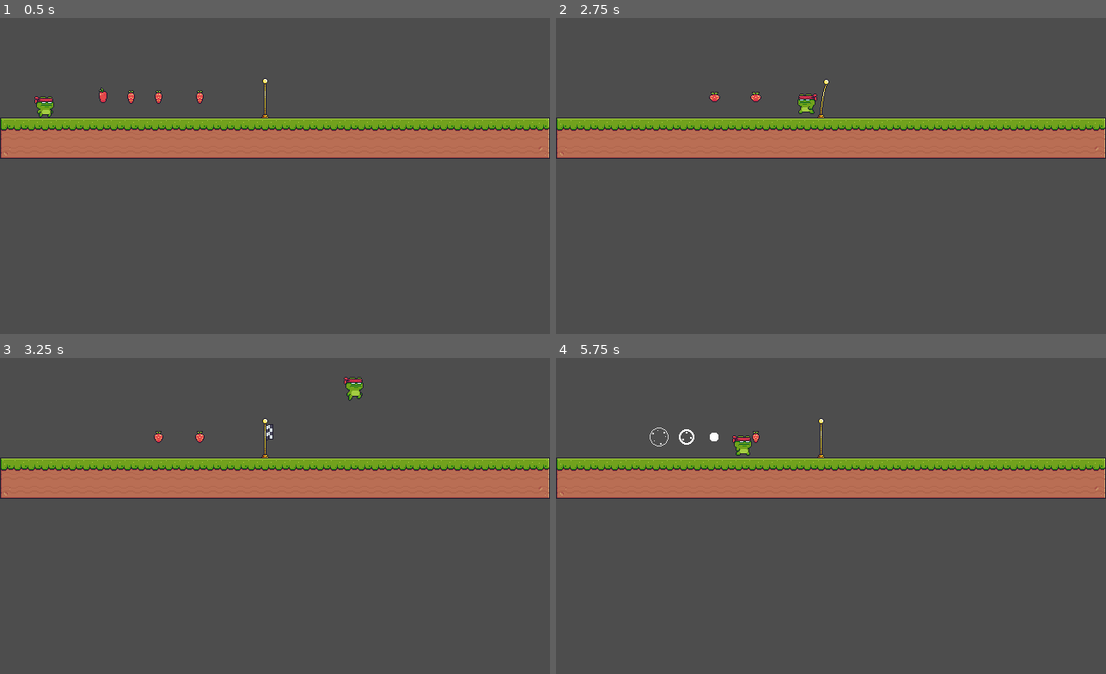
Above: before the commit, frames 1-4 (two rows, left to right).
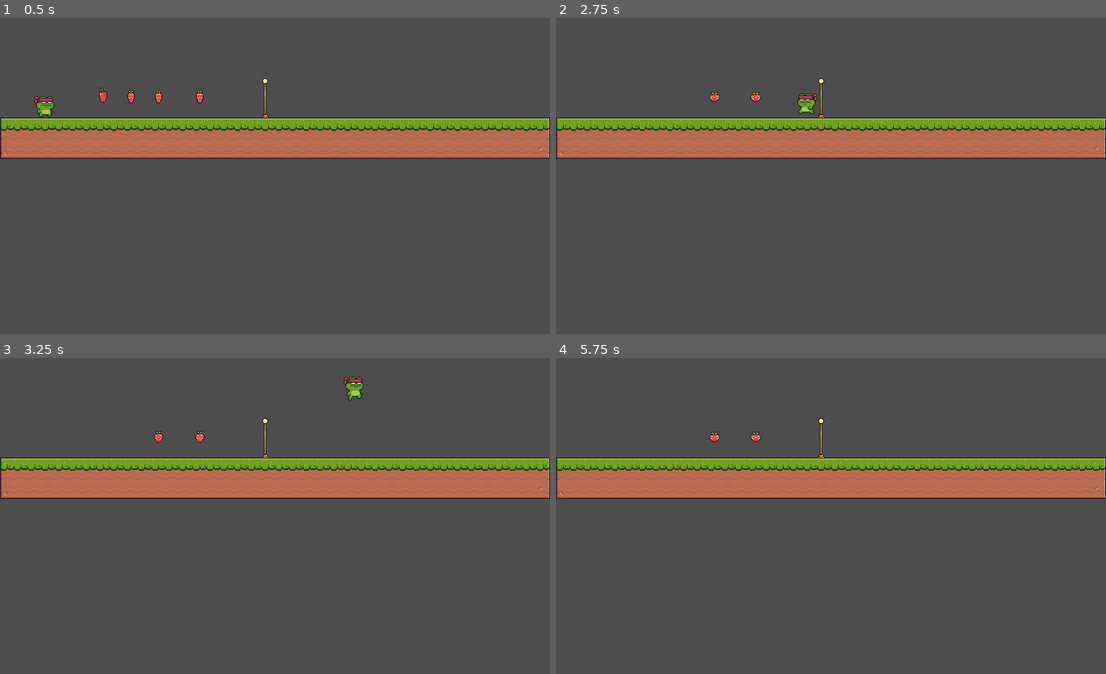
Above: after the commit, the same moments.

Repository: sittidetP/Godot-Crash-Course
Game: Godot game, scene res://scenes/sand_box_scene.tscn
The game is run twice, just before and just after one commit, with the same random seed, the same clock (stepped at 60 frames per second) and the same inputs. The project has no main scene, so this scene is started directly.
Inputs:
- Up to frame 1 (0.5 s): no input
- Up to frame 2 (2.75 s): hold D (move_right) 0.53-2.03 s; tap W (jump) at 0.77, 1.52 s; hold A (move_left) from 2.03 s (still down)
- Up to frame 3 (3.25 s): release A (move_left) at 2.78 s; hold D (move_right) from 2.78 s (still down); tap W (jump) at 3.02 s
- Up to frame 4 (5.75 s): tap W (jump) at 3.77, 4.52 s; release D (move_right) at 4.28 s; hold A (move_left) 4.28-5.03 s; hold D (move_right) from 5.03 s (still down)

Frame 1 is identical in both runs. In frame 2, less than 0.1% of the frame differs, in the area x 47-50%, y 19-29%; in frame 3, less than 0.1%; in frame 4, 0.4%, in the area x 17-38%, y 22-31%.

Commit message:
setup scene's ordering and create group for collectables and add check collectable's amount logic

Diff:
--- a/collectable/collectable.tscn
+++ b/collectable/collectable.tscn
@@ -5,7 +5,7 @@
 [sub_resource type="CircleShape2D" id="CircleShape2D_qni1v"]
 radius = 8.06226
 
-[node name="Collectable" type="Area2D"]
+[node name="Collectable" type="Area2D" groups=["collectables"]]
 collision_layer = 4
 collision_mask = 2
 script = ExtResource("1_t2il4")
--- a/collectable/collected_effect_animated_sprite_2d.tscn
+++ b/collectable/collected_effect_animated_sprite_2d.tscn
@@ -5,6 +5,7 @@
 [ext_resource type="AudioStream" uid="uid://ou0bsydtn08x" path="res://collectable/Pickup_00.mp3" id="2_b0ptq"]
 
 [node name="CollectedEffectAnimatedSprite2D" type="AnimatedSprite2D"]
+z_index = 6
 sprite_frames = ExtResource("1_drus7")
 autoplay = "default"
 frame = 5
--- a/goal/goal.gd
+++ b/goal/goal.gd
@@ -5,8 +5,15 @@
 @onready var animated_sprite_2d: AnimatedSprite2D = $AnimatedSprite2D
 @onready var flag_idle_timer: Timer = $FlagIdleTimer
 
+var is_entered := false
+
 func _on_body_entered(body: Node2D) -> void:
-	animated_sprite_2d.play("flag_out")
+	if is_entered:
+		return
+
+	if get_tree().get_node_count_in_group("collectables") == 0:
+		is_entered = true
+		animated_sprite_2d.play("flag_out")
 
 func _on_animated_sprite_2d_animation_finished() -> void:
 	if animated_sprite_2d.animation == "flag_out":
--- a/goal/goal.tscn
+++ b/goal/goal.tscn
@@ -7,6 +7,7 @@
 size = Vector2(9, 46)
 
 [node name="Goal" type="Area2D"]
+z_index = 4
 collision_layer = 0
 collision_mask = 2
 script = ExtResource("1_dbngn")
--- a/player/player.tscn
+++ b/player/player.tscn
@@ -7,6 +7,7 @@
 size = Vector2(16, 26)
 
 [node name="Player" type="CharacterBody2D"]
+z_index = 5
 collision_layer = 2
 script = ExtResource("1_j5w7j")
 
--- a/project.godot
+++ b/project.godot
@@ -19,6 +19,10 @@
 window/size/viewport_width=640
 window/size/viewport_height=480
 window/stretch/mode="canvas_items"
+
+[global_group]
+
+collectables="Group of player's collectable"
 
 [input]
 
--- a/scenes/sand_box_scene.tscn
+++ b/scenes/sand_box_scene.tscn
@@ -205,5 +205,5 @@
 
 [connection signal="body_entered" from="GroundTileMapLayer/Apple" to="GroundTileMapLayer/Apple" method="_on_body_entered"]
 [connection signal="body_entered" from="GroundTileMapLayer/Strawberry" to="GroundTileMapLayer/Strawberry" method="_on_body_entered"]
-[connection signal="body_entered" from="GroundTileMapLayer/@Area2D@29152" to="GroundTileMapLayer/@Area2D@29152" method="_on_body_entered"]
-[connection signal="body_entered" from="GroundTileMapLayer/@Area2D@29153" to="GroundTileMapLayer/@Area2D@29153" method="_on_body_entered"]
+[connection signal="body_entered" from="GroundTileMapLayer/@Area2D@39450" to="GroundTileMapLayer/@Area2D@39450" method="_on_body_entered"]
+[connection signal="body_entered" from="GroundTileMapLayer/@Area2D@39451" to="GroundTileMapLayer/@Area2D@39451" method="_on_body_entered"]
